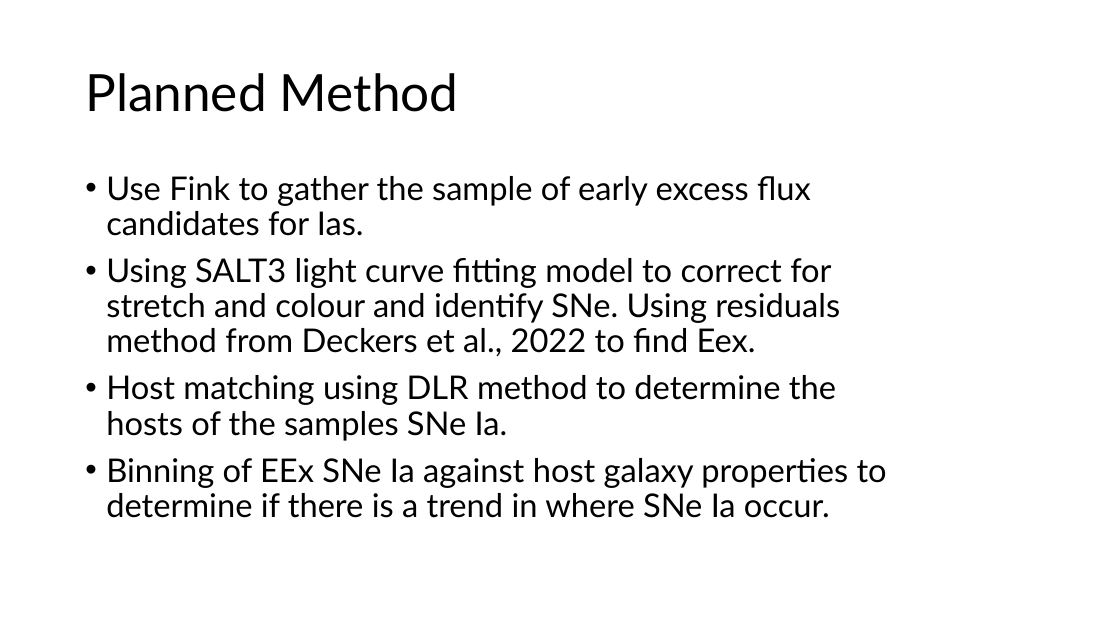
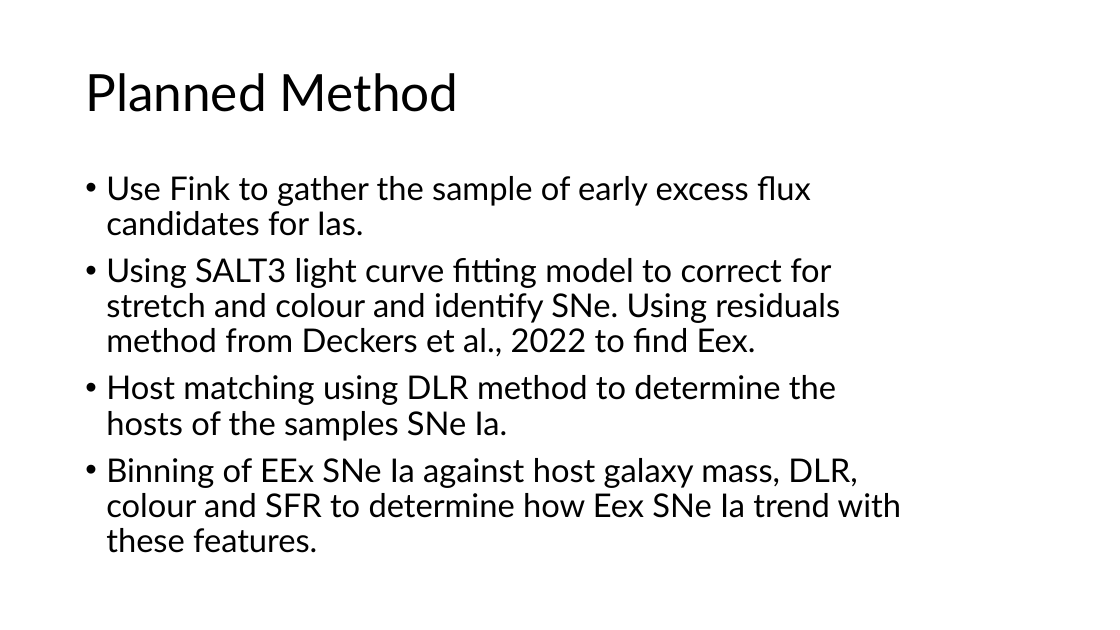
Before and after one commit to Webd0g/Honours_Project, a slide deck: slide 13 of Oral_presentation/Oral_Presentation.pptx. Drawn at 1120x630 pixels with LibreOffice and Linux fonts; fonts in the diff are those of the drawing; background and template pictures are left out. Boxes give left, top, right and bottom in pixels: in the first picture for what was removed or moved away, otherwise in the second. Text is boxed around its words. In the diff, an @@ line names an element or a change of style, - is before the commit and + after.

```diff
--- a/Oral_presentation/Oral_Presentation.pptx
+++ b/Oral_presentation/Oral_Presentation.pptx
@@ text at (106, 458, 901, 553): text changed @@
-• Binning of EEx SNe Ia against host galaxy properties to determine if there is a trend in where SNe Ia occur.
+• Binning of EEx SNe Ia against host galaxy mass, DLR, colour and SFR to determine how Eex SNe Ia trend with these features.
```
Also in this commit, not shown: 3 other slides changed, 10 other files.
